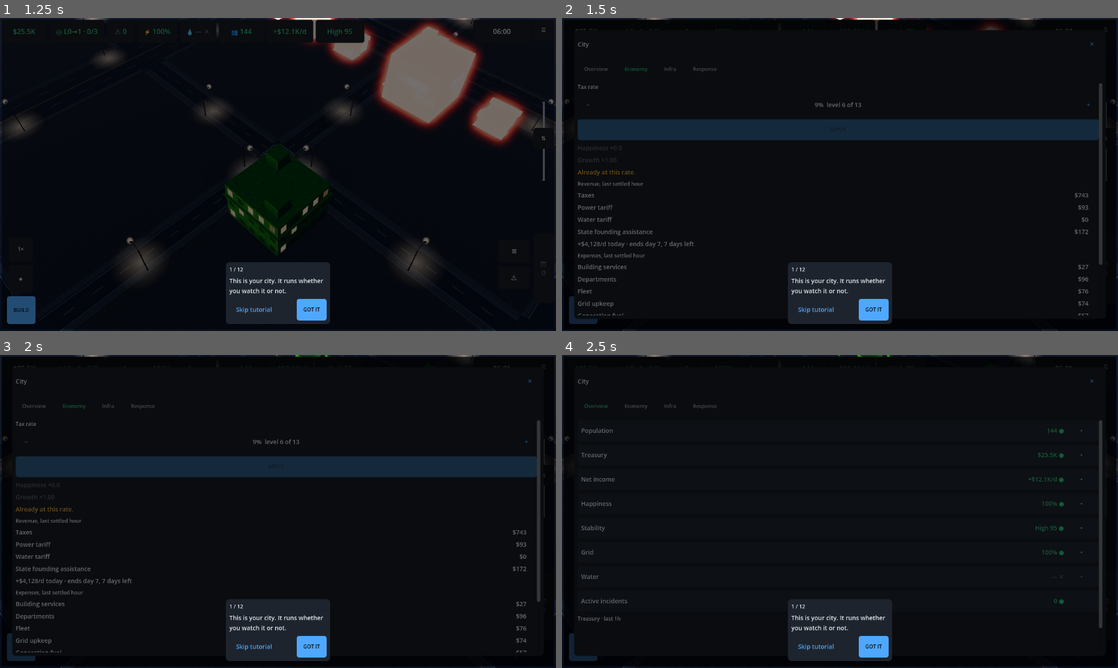
Above: before the commit, frames 1-4 (two rows, left to right).
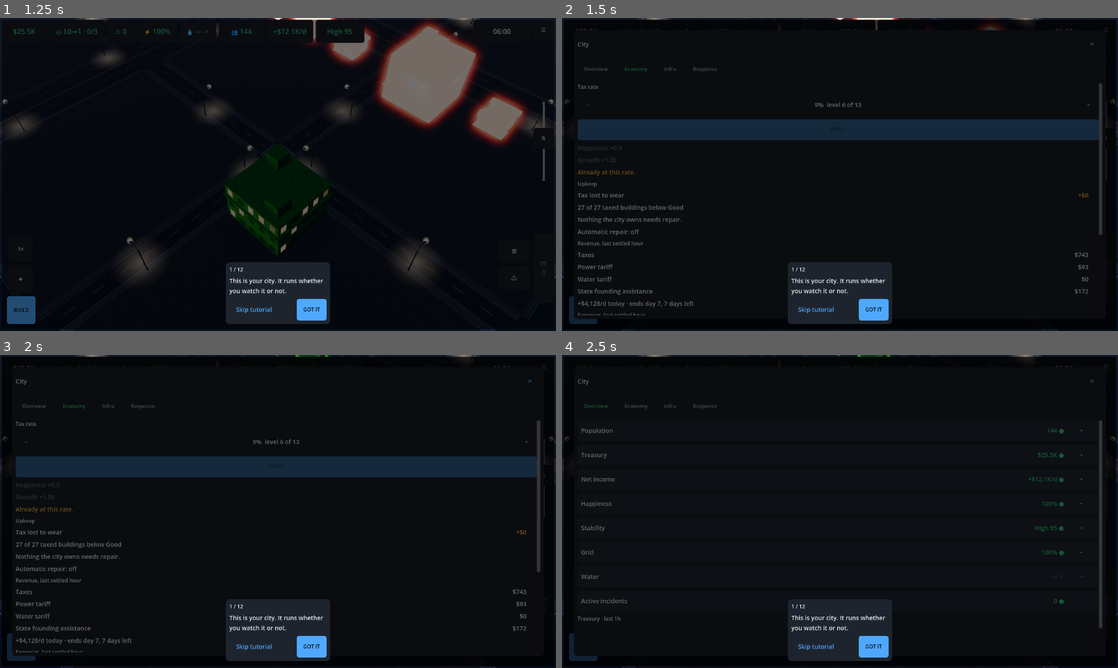
Above: after the commit, the same moments.

Repository: TechBran/slacum-city
Game: Godot game, scene res://game/main.tscn
The game is run twice, just before and just after one commit, with the same random seed, the same clock (stepped at 60 frames per second) and the same inputs.
Inputs:
- Up to frame 1 (1.25 s): click "NEW CITY" at 0.5 s
- Up to frame 2 (1.5 s): click "$25.5K" at 1.25 s
- Up to frame 3 (2 s): no input
- Up to frame 4 (2.5 s): click "Overview" at 2 s

Frame 1 is identical in both runs. In frame 2, 1.3% of the frame differs, in the area x 2-98%, y 52-96%; in frame 3, 1.3%; in frame 4, nothing differs.

Commit message:
checkpoint: PA-31 surface + PA-33 button — the Upkeep band puts the loss and the price of ending it on one screen
The audit's target for PA-31, in its own words: whenever city-wide
f_condition < 0.95 the lost $/gh and the repair total are on one screen. This
is that screen — a band on the Economy tab, above the ledger:

  Upkeep
  Tax lost to wear                                    −$169
  27 of 27 taxed buildings below Good
  [ Repair all worn (2) — $24,281 ]
  Automatic repair: off

  * `BudgetModel.condition_loss()` is the audit's own formula off doc 03's own
    per-building settle rows: `(1 − f_condition) × tax`, where tax is what the
    row would pay at 1.00, i.e. `revenue / f_condition − revenue`. Not one
    number is authored in ui/. Taxed rows only — civic wear is billed through
    the department line and counting it here would count a dollar twice.
  * `DashboardModel.feed_upkeep/upkeep_view` formats it; the repair half is
    `CitySim.cmd_repair_all_worn(true)`'s real payload and the policy line is
    `building_repair_policy()`.
  * The two counts are deliberately DIFFERENT sets and the band never conflates
    them: the loss counts taxed stock (private included, which the city can
    never repair after doc 93 §Y1), the button counts what the city owns.
  * An unaffordable batch shows its price on a disabled face; a city with
    nothing to repair gets words, not a dead button (A14).
  * The band's sim half is refreshed in `_build_economy` only — a roster walk
    and a preview per candidate is not worth paying for on the three tabs that
    do not draw it.

  --file=test_money_surfaces  -> 26 tests, 154 asserts, 0 failed
  --file=test_ui_dashboard    -> 0 failed
  --file=test_ui_strings      -> 13 tests, 238 asserts, 0 failed
  ui_preview --screen=all --size=412x915 --audit --strict          -> exit 0
  ui_preview --screen=all --size=360x800 --text-scale=1.3
             --large-targets --audit --strict                      -> exit 0
             (economy, economy_assistance, economy_upkeep all clean)
  python3 tools/check_doc_refs.py -> all resolving; no id assigned twice

`economy_upkeep` is a preview state in this same commit and it drives the REAL
verbs — `cmd_repair_all_worn` and `building_repair_policy` on a booted CitySim
— so the sweep photographs the shipped screen and not a fixture of it.

The shell wiring is a snippet for the lead, not an edit: this lane owns no
function in game/main.gd.

Doc 98 RR-149/RR-150, doc 93 §AL2/§AL3.

Co-Authored-By: Claude Fable 5.1 <noreply@anthropic.com>
Claude-Session: https://claude.ai/code/session_01U8RESqXnWPSDn9RewoAWeK

Diff:
--- a/data/strings.en.json
+++ b/data/strings.en.json
@@ -312,6 +312,13 @@
 	"ui_dashboard_response_roster_title": "Units on duty",
 	"ui_dashboard_response_score": "Rolling score",
 	"ui_dashboard_response_times_title": "Response",
+	"ui_dashboard_upkeep_loss": "Tax lost to wear",
+	"ui_dashboard_upkeep_none": "Nothing the city owns needs repair.",
+	"ui_dashboard_upkeep_policy_off": "Automatic repair: off",
+	"ui_dashboard_upkeep_policy_on": "Automatic repair below {percent}, up to {amount} a day",
+	"ui_dashboard_upkeep_repair": "Repair all worn ({count}) — {amount}",
+	"ui_dashboard_upkeep_title": "Upkeep",
+	"ui_dashboard_upkeep_worn": "{count} of {total} taxed buildings below Good",
 	"ui_dashboard_row_grid": "Grid",
 	"ui_dashboard_row_happiness": "Happiness",
 	"ui_dashboard_row_incidents": "Active incidents",
--- a/tests/test_money_surfaces.gd
+++ b/tests/test_money_surfaces.gd
@@ -513,3 +513,136 @@
 		if str((raw2 as Dictionary).get("type", "")) == "building_repair_policy_ran":
 			bound += 1
 	assert_eq(bound, 1, "a policy that spends the player's money says so")
+
+
+# ===========================================================================
+# The Upkeep band — PA-31's target, drawn: the lost $/gh and the repair total
+# on ONE screen
+# ===========================================================================
+
+func test_upkeep_the_loss_is_doc_03s_own_rows_read_back() -> void:
+	# `(1 − f_condition) × tax`, where tax is what the row would pay at 1.00.
+	# Two rows: one at f_condition 0.80 earning 800 (so 1000 at full, 200 lost),
+	# one untouched at 1.00 earning 500.
+	var model := BudgetModel.load_from_files()
+	model.feed_settlement({
+		"hour": 100,
+		"revenue": {"tax": 1300.0, "gross": 1300.0},
+		"expenses": {"total": 400.0},
+		"net": 900.0,
+		"buildings": [
+			{"f_condition": 0.80, "revenue": 800.0},
+			{"f_condition": 1.00, "revenue": 500.0},
+		],
+	})
+	var loss := model.condition_loss()
+	assert_true(bool(loss["has_data"]))
+	assert_almost_eq(float(loss["tax_lost_per_hour"]), 200.0, 1e-6,
+			"800/0.80 − 800 = 200")
+	assert_almost_eq(float(loss["tax_at_full"]), 1500.0, 1e-6)
+	assert_eq(int(loss["worn"]), 1, "one row is paying less than full")
+	assert_eq(int(loss["counted"]), 2)
+	assert_almost_eq(float(loss["f_condition_mean"]), 0.90, 1e-6)
+
+
+func test_upkeep_a_settlement_with_no_rows_says_so_rather_than_zero() -> void:
+	var model := BudgetModel.load_from_files()
+	model.feed_settlement({"hour": 4, "gross": 10.0, "expense": 2.0, "net": 8.0})
+	var loss := model.condition_loss()
+	assert_false(bool(loss["has_data"]),
+			"the bus event carries no per-building rows, and a band that "
+			+ "printed $0 from that would be lying about a city it cannot see")
+
+
+func test_upkeep_the_band_prints_the_loss_and_the_price_of_ending_it() -> void:
+	var model := DashboardModel.load_from_files()
+	model.budget.feed_settlement({
+		"hour": 100,
+		"revenue": {"tax": 800.0, "gross": 800.0},
+		"expenses": {"total": 100.0}, "net": 700.0,
+		"buildings": [{"f_condition": 0.80, "revenue": 800.0}],
+	})
+	model.feed_upkeep({
+		"quote": {"count": 7, "cost": 18900, "candidates": 9, "skipped": 2},
+		"policy": {"building_repair_threshold": 0.0, "building_repair_daily_cap": 0,
+				"enabled": false},
+		"balance": 250000.0,
+	})
+	var band := model.upkeep_view()
+	assert_true(bool(band["has_data"]))
+	assert_almost_eq(float(band["tax_lost_per_hour"]), 200.0, 1e-6)
+	assert_true(str(band["loss_text"]).contains("200"),
+			"the loss is on the band as money: " + str(band["loss_text"]))
+	assert_eq(str(band["loss_state"]), str(HudModel.STATE_WARNING))
+	assert_true(str(band["repair_text"]).contains("7"), "the count is on the button")
+	assert_true(str(band["repair_text"]).contains("18,900"),
+			"and so is the price: " + str(band["repair_text"]))
+	assert_true(bool(band["can_repair"]), "the treasury covers it")
+	assert_eq(str(band["policy_text"]),
+			UIWidgets.t(_cfg(), "ui_dashboard_upkeep_policy_off"),
+			"and the standing policy is stated, off included")
+
+
+func test_upkeep_an_unaffordable_batch_shows_its_price_on_a_dead_face() -> void:
+	var model := DashboardModel.load_from_files()
+	model.feed_upkeep({
+		"quote": {"count": 4, "cost": 90000},
+		"policy": {"enabled": false},
+		"balance": 1200.0,
+	})
+	var band := model.upkeep_view()
+	assert_true(bool(band["has_repair"]), "the work exists")
+	assert_false(bool(band["can_repair"]), "the money does not")
+	assert_true(bool(band["unaffordable"]))
+	assert_true(str(band["repair_text"]).contains("90,000"),
+			"the price is still shown, which is the whole point of a dead face")
+
+
+func test_upkeep_nothing_to_repair_is_words_not_a_dead_button() -> void:
+	var model := DashboardModel.load_from_files()
+	model.feed_upkeep({"quote": {"count": 0, "cost": 0}, "policy": {"enabled": false},
+			"balance": 50000.0})
+	var band := model.upkeep_view()
+	assert_false(bool(band["has_repair"]))
+	assert_ne(str(band["none_text"]), "", "A14: it says so in words")
+
+
+func test_upkeep_a_live_policy_states_its_two_dials() -> void:
+	var model := DashboardModel.load_from_files()
+	model.feed_upkeep({
+		"quote": {"count": 1, "cost": 100},
+		"policy": {"building_repair_threshold": 0.85,
+				"building_repair_daily_cap": 10000, "enabled": true},
+		"balance": 50000.0,
+	})
+	var text := str(model.upkeep_view()["policy_text"])
+	assert_true(text.contains("85"), "the threshold is stated: " + text)
+	assert_true(text.contains("10,000"), "and the budget is: " + text)
+
+
+func test_upkeep_the_band_is_the_real_sim_end_to_end() -> void:
+	# The JOIN this row is actually about: a real worn city, doc 03's real
+	# settlement, and `cmd_repair_all_worn`'s real quote, all reaching one band.
+	var sim := _sim()
+	_wear_city_stock(sim, 0.55)
+	for id: String in sim.roster_ids():
+		var b: Building = sim.buildings[id]
+		if b.owner_maintained:
+			b.condition = 0.70
+	sim.advance_coarse_hours(1)
+	var model := DashboardModel.load_from_files()
+	model.budget.feed_settlement(sim.last_settlement)
+	var quote: Dictionary = sim.cmd_repair_all_worn(true)["payload"]
+	model.feed_upkeep({"quote": quote, "policy": sim.building_repair_policy(),
+			"balance": float(sim.treasury.balance)})
+	var band := model.upkeep_view()
+	assert_true(float(band["tax_lost_per_hour"]) > 0.0,
+			"a worn city is losing tax, and the band says how much")
+	assert_true(int(band["worn"]) > 0, "and how much of the stock is below Good")
+	assert_true(int(band["repair_count"]) > 0,
+			"and what the city can buy to stop it")
+	assert_true(int(band["repair_cost"]) > 0)
+	# The two counts are deliberately different sets, and the band never conflates
+	# them: private stock is in the loss and can never be in the quote.
+	assert_true(int(band["worn"]) >= int(band["repair_count"]),
+			"the loss counts taxed stock; the button counts what the city owns")
--- a/tools/ui_preview.gd
+++ b/tools/ui_preview.gd
@@ -70,11 +70,13 @@
 	# never on screen together: the one-shot discovery mark over the world, and
 	# the Economy ledger with the two lines doc 03 does not settle.
 	"street_coach", "economy_street",
-	# Wave 18, Lane S (99-PA PA-32). The founding fortnight: doc 03 §2.5a's grant
-	# still paying, with the row that now says what it pays today and which
-	# game-day it stops. `economy` above is a settlement with the grant already
-	# retired, so it can never photograph this.
-	"economy_assistance",
+	# Wave 18, Lane S. `economy_assistance` (99-PA PA-32) is the founding
+	# fortnight: doc 03 §2.5a's grant still paying, with the row that now says
+	# what it pays today and which game-day it stops — `economy` above is a
+	# settlement with the grant already retired, so it can never photograph this.
+	# `economy_upkeep` (PA-31/PA-33) is the Upkeep band with a worn city under it
+	# and the batch button live, which is the state the band exists for.
+	"economy_assistance", "economy_upkeep",
 	# S16, Wave 17 (doc 12 §2.22). Four states, in the same commit as the screen
 	# — A91-D-28's lesson, applied on the way in. `queue` is the mixed list the
 	# panel is written for; `queue_uncrewed` is the row that says so in words
@@ -708,6 +710,24 @@
 				"net": 671.29,
 			})
 			_root.city_dashboard.open(DashboardModel.TAB_ECONOMY)
+		"economy_upkeep":
+			# A worn city, through the REAL verbs: the band's repair half is
+			# `CitySim.cmd_repair_all_worn` and its policy line is
+			# `CitySim.building_repair_policy`, so what this photographs is the
+			# shipped screen and not a fixture of it (99-PA PA-31/PA-33).
+			for sim_id: String in _sim.roster_ids():
+				var worn: Building = _sim.buildings[sim_id]
+				if worn.state == &"active":
+					worn.condition = 0.62
+			# One settled game-hour on the worn roster, so `last_settlement`
+			# carries doc 03's own per-building `f_condition` rows — which is
+			# where every figure on the band comes from.
+			_sim.advance_coarse_hours(1)
+			_root.feed_settlement(_sim.last_settlement)
+			_root.city_dashboard.bind_upkeep(_sim.cmd_repair_all_worn,
+					_sim.building_repair_policy,
+					func() -> float: return float(_sim.treasury.balance))
+			_root.city_dashboard.open(DashboardModel.TAB_ECONOMY)
 		"economy_street":
 			# The same ledger with a policed city's real income in it: bounties
 			# are the second-largest line on this screen once a fleet is out, and
--- a/ui/budget_model.gd
+++ b/ui/budget_model.gd
@@ -384,6 +384,61 @@
 	}
 
 
+## **What wear is costing the city this hour** (99-PA PA-31, doc 98 RR-149).
+##
+## Doc 03 publishes `f_condition` per building in the settle snapshot's own
+## `buildings` rows, and the audit's formula is `(1 − f_condition) × tax` — where
+## *tax* is the tax that row would pay at condition 1.00, everything else about
+## it held exactly as it is. That figure is `revenue / f_condition`, so the loss
+## is `revenue / f_condition − revenue`, and **not one number is authored here**:
+## every term comes off doc 03's own row.
+##
+## The rows are the TAXED ones only, because civic and utility buildings carry
+## `base_tax = 0` and doc 03 skips them (§2.2) — a civic building's wear costs
+## the city through its department line, not through this one, and adding it here
+## would be counting a dollar doc 03 already bills somewhere else.
+##
+## `{has_data, tax_lost_per_hour, tax_at_full, worn, counted, f_condition_mean}`.
+## `worn` is *rows paying less than full*, which is a different and larger set
+## than the buildings the city may repair — see `CitySim.cmd_repair_all_worn`,
+## and see the Upkeep band, which prints both and labels them differently.
+func condition_loss() -> Dictionary:
+	var out := {"has_data": false, "tax_lost_per_hour": 0.0, "tax_at_full": 0.0,
+			"worn": 0, "counted": 0, "f_condition_mean": 1.0}
+	var raw: Variant = _settlement.get("buildings", [])
+	if not (raw is Array) or (raw as Array).is_empty():
+		return out
+	var lost := 0.0
+	var full := 0.0
+	var fc_sum := 0.0
+	var worn := 0
+	var counted := 0
+	for entry: Variant in (raw as Array):
+		if not (entry is Dictionary):
+			continue
+		var row: Dictionary = entry
+		var fc := clampf(float(row.get("f_condition", 1.0)), 0.0, 1.0)
+		var revenue := float(row.get("revenue", 0.0))
+		counted += 1
+		fc_sum += fc
+		if fc <= 0.0 or fc >= 1.0:
+			full += revenue
+			continue
+		var at_full := revenue / fc
+		full += at_full
+		lost += at_full - revenue
+		worn += 1
+	if counted == 0:
+		return out
+	out["has_data"] = true
+	out["tax_lost_per_hour"] = lost
+	out["tax_at_full"] = full
+	out["worn"] = worn
+	out["counted"] = counted
+	out["f_condition_mean"] = fc_sum / float(counted)
+	return out
+
+
 func _line(side: String, key: String, amount: float) -> Dictionary:
 	return {
 		"key": key,
--- a/ui/city_dashboard.gd
+++ b/ui/city_dashboard.gd
@@ -24,6 +24,9 @@
 signal row_selected(row_id: String)
 signal tax_applied(level: int, rate: float)
 signal sheet_toggled(open: bool)
+## The Upkeep band's batch (99-PA PA-33). Carries `cmd_repair_all_worn`'s whole
+## result so a shell can toast the count and the price without asking again.
+signal repair_all_worn(result: Dictionary)
 
 const SCRIM_ALPHA := 0.55
 const STEP_DOWN := "−"
@@ -48,6 +51,11 @@
 var _tax_apply: Button
 var _tax_happiness: Label
 var _tax_growth: Label
+## The Upkeep band's three wires (`bind_upkeep`). All three may be invalid — a
+## shell that has not bound them draws the band's loss half and no button.
+var _repair_all := Callable()
+var _upkeep_policy := Callable()
+var _upkeep_balance := Callable()
 var _touch_min := 48.0
 var _spacing := 8.0
 var _row_h := 48.0
@@ -463,6 +471,11 @@
 	_content.add_child(_build_tax())
 	# After the box is in the tree, so the preview writes into live labels.
 	_apply_preview(model.budget.preview(model.budget.pending_level()))
+	# The Upkeep band is refreshed HERE and nowhere else: its sim half is a
+	# roster walk and a preview per candidate, and there is no reason to pay for
+	# it on the three tabs that do not draw it (99-PA PA-31).
+	_refresh_upkeep()
+	_content.add_child(_build_upkeep(model.upkeep_view()))
 	var ledger: Dictionary = view["budget"]
 	if not bool(ledger["has_data"]):
 		_content.add_child(UIWidgets.label("NoData",
@@ -491,6 +504,88 @@
 	totals.add_child(_total_line("Net", "ui_budget_total_net",
 			str(ledger["net_text"]), ledger["net_state"]))
 	_content.add_child(totals)
+
+
+# ---------------------------------------------------------------------------
+# The Upkeep band (99-PA PA-31 + PA-33, doc 98 RR-149 / RR-150)
+# ---------------------------------------------------------------------------
+
+## `CitySim.cmd_repair_all_worn` (preview and commit are the same Callable, taken
+## with a different first argument), `CitySim.building_repair_policy` and a
+## treasury reading, so an unaffordable batch shows its price on a disabled face
+## instead of vanishing — the same contract S16's rush door uses.
+##
+## The shell binds this; a shell that does not gets the band's LOSS half only,
+## which is still the whole of PA-31.
+func bind_upkeep(repair_all: Callable, policy: Callable, balance: Callable) -> void:
+	_repair_all = repair_all
+	_upkeep_policy = policy
+	_upkeep_balance = balance
+	if is_open():
+		refresh(_last_snapshot)
+
+
+func _refresh_upkeep() -> void:
+	if not _repair_all.is_valid():
+		return
+	var quoted: Variant = _repair_all.call(true)
+	var quote: Dictionary = {}
+	if quoted is Dictionary and bool((quoted as Dictionary).get("ok", false)):
+		var payload: Variant = (quoted as Dictionary).get("payload", {})
+		quote = payload if payload is Dictionary else {}
+	model.feed_upkeep({
+		"quote": quote,
+		"policy": _upkeep_policy.call() if _upkeep_policy.is_valid() else {},
+		"balance": float(_upkeep_balance.call()) if _upkeep_balance.is_valid() else 0.0,
+	})
+
+
+## The audit's target for PA-31, drawn: *the lost $/gh and the repair total on
+## one screen*. Four lines and a button — what wear costs, how much of the taxed
+## stock is below Good, what the city's own repairable stock would cost, and the
+## standing policy that would buy it without being asked again.
+func _build_upkeep(upkeep: Dictionary) -> VBoxContainer:
+	var box := VBoxContainer.new()
+	box.name = "Upkeep"
+	box.mouse_filter = Control.MOUSE_FILTER_IGNORE
+	box.add_theme_constant_override(&"separation", int(_spacing))
+	box.add_child(UIWidgets.label("Title", str(upkeep["title"]), &"LegendRow"))
+
+	var loss := HBoxContainer.new()
+	loss.name = "Loss"
+	loss.mouse_filter = Control.MOUSE_FILTER_IGNORE
+	loss.add_theme_constant_override(&"separation", int(_spacing))
+	var loss_label := UIWidgets.elide(UIWidgets.label("Label",
+			str(upkeep["loss_label"])), _touch_min) as Label
+	loss_label.size_flags_horizontal = Control.SIZE_EXPAND_FILL
+	loss.add_child(loss_label)
+	var loss_value := _fixed(UIWidgets.label("Amount", str(upkeep["loss_text"])))
+	UIWidgets.paint_state(self, loss_value, upkeep["loss_state"])
+	loss.add_child(loss_value)
+	loss.add_child(_gutter())
+	box.add_child(loss)
+	box.add_child(UIWidgets.label("Worn", str(upkeep["worn_text"]), &"", true))
+
+	if bool(upkeep["has_repair"]):
+		var button := UIWidgets.button("RepairAllWorn", str(upkeep["repair_text"]),
+				str(upkeep["repair_text"]),
+				Vector2(maxf(_touch_min * 2.0, 96.0), _touch_min), &"GhostButton")
+		button.disabled = not bool(upkeep["can_repair"])
+		button.pressed.connect(_on_repair_all_pressed)
+		box.add_child(button)
+	else:
+		box.add_child(UIWidgets.label("NoRepair", str(upkeep["none_text"]), &"", true))
+	box.add_child(UIWidgets.label("Policy", str(upkeep["policy_text"]), &"", true))
+	return box
+
+
+func _on_repair_all_pressed() -> void:
+	if not _repair_all.is_valid():
+		return
+	var result: Variant = _repair_all.call(false)
+	repair_all_worn.emit(result if result is Dictionary else {})
+	# The band is a reading of the roster, and the roster just changed.
+	refresh(_last_snapshot)
 
 
 ## §2.10's tax-rate control: a stepper, not a slider. Doc 03's ladder is a set of
--- a/ui/dashboard_model.gd
+++ b/ui/dashboard_model.gd
@@ -79,6 +79,12 @@
 ## says so in words (A14) rather than a tab of zeroes.
 var _infrastructure: Dictionary = {}
 var _response: Dictionary = {}
+## The Upkeep band's sim-side half: `CitySim.cmd_repair_all_worn(preview)`'s
+## payload and `CitySim.building_repair_policy()`. Empty until the shell feeds
+## it, and an empty feed draws the band with the loss half only — which is still
+## the whole of PA-31 and is exactly what a shell that has not bound the batch
+## verb should show.
+var _upkeep: Dictionary = {}
 
 
 func _init(cfg: UIConfig = null, p_history: HistoryModel = null,
@@ -204,11 +210,94 @@
 		"rows": rows,
 		"chart": chart(_selected_row),
 		"budget": budget.breakdown(),
+		"upkeep": upkeep_view(),
 		"selected_row": _selected_row,
 		"history_size": history.size(),
 		"infrastructure": infrastructure_view(),
 		"response": response_view(),
 	}
+
+
+# ---------------------------------------------------------------------------
+# The Upkeep band (99-PA PA-31 + PA-33, doc 98 RR-149/RR-150)
+#
+# The audit's target for PA-31, in its own words: *whenever city-wide
+# `f_condition < 0.95` the lost $/gh and the repair total are on one screen*.
+# This is that screen. The band is three readings and one button:
+#
+#   1. **what wear costs**, per settled hour and per game-day, off doc 03's own
+#      per-building rows (`BudgetModel.condition_loss`);
+#   2. **how much of the taxed stock is below Good**, which is the subject of the
+#      sentence and never the sentence itself;
+#   3. **what the city's own repairable stock would cost to put right**, which is
+#      a DIFFERENT and smaller set — doc 93 §Y1 means the city cannot buy a
+#      private repair at any price, and a band that quoted one would be offering
+#      a purchase that does not exist;
+#   4. the button that buys (3), and the policy that would buy it every game-day
+#      without being asked again.
+# ---------------------------------------------------------------------------
+
+## `{quote, policy, balance}` — `CitySim.cmd_repair_all_worn(true)`'s payload,
+## `CitySim.building_repair_policy()`, and the treasury balance the button's
+## affordability is judged against. The shell is the only holder of a sim, so the
+## shell is the only thing that can fill this; this model still computes no
+## engineering and prices nothing.
+func feed_upkeep(snapshot: Dictionary) -> void:
+	_upkeep = snapshot.duplicate(true)
+
+
+func has_upkeep() -> bool:
+	return not _upkeep.is_empty()
+
+
+func upkeep_view() -> Dictionary:
+	var loss := budget.condition_loss()
+	var quote: Dictionary = _upkeep.get("quote", {})
+	var policy: Dictionary = _upkeep.get("policy", {})
+	var lost := float(loss["tax_lost_per_hour"])
+	var count := int(quote.get("count", 0))
+	var cost := int(quote.get("cost", 0))
+	var balance := float(_upkeep.get("balance", 0.0))
+	var view := {
+		"has_data": bool(loss["has_data"]) or not quote.is_empty(),
+		"title": UIWidgets.t(_cfg, "ui_dashboard_upkeep_title"),
+		"loss_label": UIWidgets.t(_cfg, "ui_dashboard_upkeep_loss"),
+		# The minus is the reading: this is money the city is NOT collecting.
+		"loss_text": HudModel.money_signed(-int(round(lost))),
+		"loss_per_day_text": HudModel.rate_per_day(-lost),
+		"loss_state": HudModel.STATE_WARNING if lost > 0.0 else HudModel.STATE_NORMAL,
+		"worn_text": UIWidgets.t_args(_cfg, "ui_dashboard_upkeep_worn",
+				{"count": int(loss["worn"]), "total": int(loss["counted"])}),
+		"tax_lost_per_hour": lost,
+		"worn": int(loss["worn"]),
+		"counted": int(loss["counted"]),
+		"f_condition_mean": float(loss["f_condition_mean"]),
+		"repair_count": count,
+		"repair_cost": cost,
+		# A button with nothing behind it is drawn as words, not as a dead
+		# control (A14): "Nothing the city owns needs repair."
+		"can_repair": count > 0 and float(cost) <= balance,
+		"repair_text": UIWidgets.t_args(_cfg, "ui_dashboard_upkeep_repair",
+				{"count": count, "amount": HudModel.money_exact(cost)}),
+		"none_text": UIWidgets.t(_cfg, "ui_dashboard_upkeep_none"),
+		"has_repair": count > 0,
+		"unaffordable": count > 0 and float(cost) > balance,
+	}
+	view["policy_text"] = _upkeep_policy_text(policy)
+	return view
+
+
+## What the city's standing auto-repair decision says, in one line. `off` is not
+## a state to be ashamed of and is the shipped default (doc 98 RR-150), so it
+## reads as a setting rather than as a warning.
+func _upkeep_policy_text(policy: Dictionary) -> String:
+	if policy.is_empty() or not bool(policy.get("enabled", false)):
+		return UIWidgets.t(_cfg, "ui_dashboard_upkeep_policy_off")
+	return UIWidgets.t_args(_cfg, "ui_dashboard_upkeep_policy_on", {
+		"percent": HudModel.percent_text(
+				float(policy.get("building_repair_threshold", 0.0)) * 100.0),
+		"amount": HudModel.money_exact(int(policy.get("building_repair_daily_cap", 0))),
+	})
 
 
 # ---------------------------------------------------------------------------
